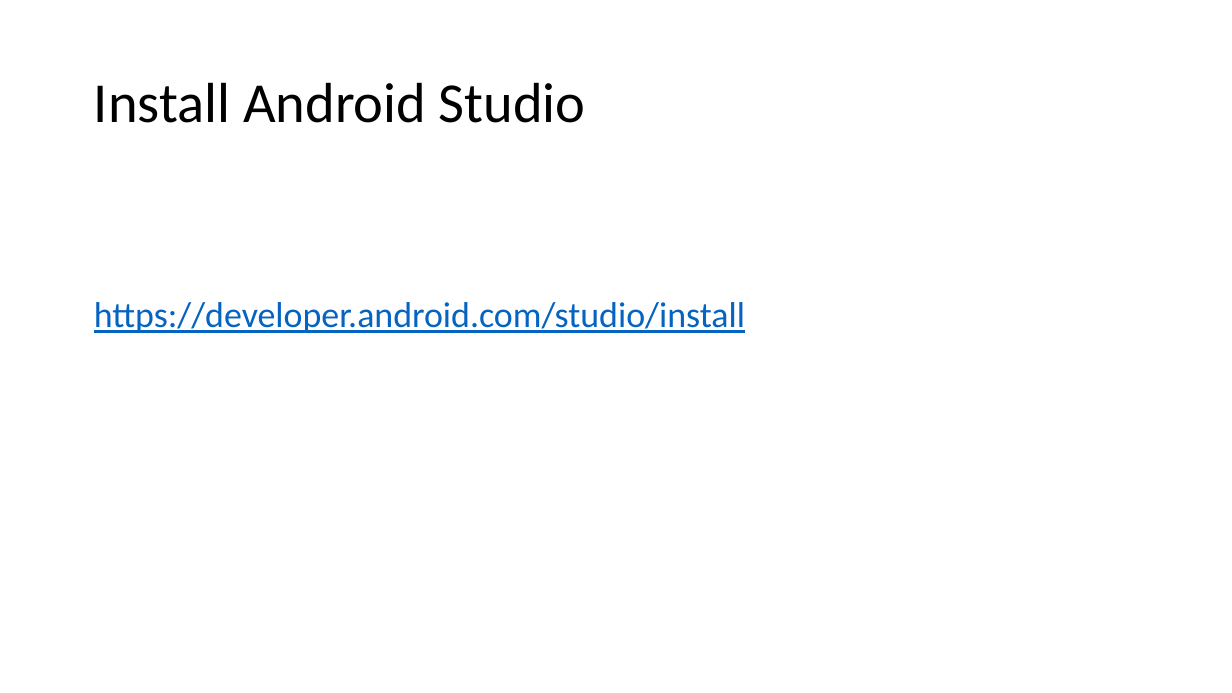
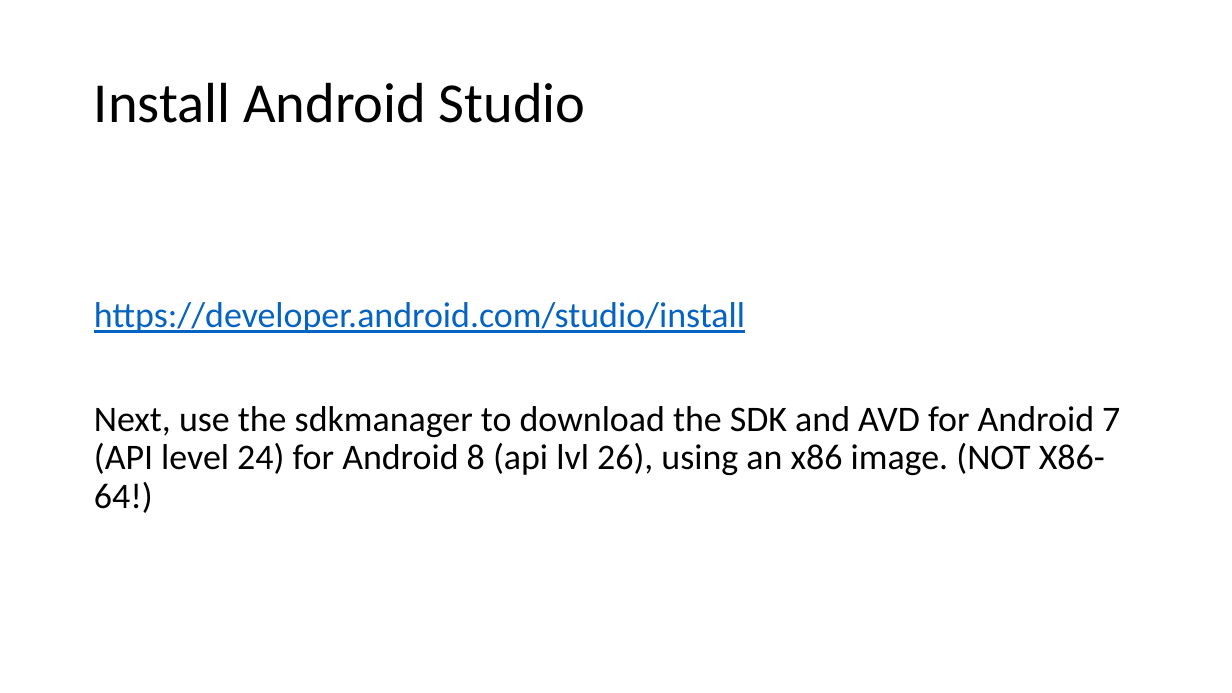
Before and after one commit to b0bbybaldi/OWASP-Bay-Area, a slide deck: slide 6 of Preparation-Bay-Area-Workshop.pptx. Drawn at 1232x693 pixels with LibreOffice and Linux fonts; fonts in the diff are those of the drawing. Boxes give left, top, right and bottom in pixels: in the first picture for what was removed or moved away, otherwise in the second. Text is boxed around its words. In the diff, an @@ line names an element or a change of style, - is before the commit and + after.

```diff
--- a/Preparation-Bay-Area-Workshop.pptx
+++ b/Preparation-Bay-Area-Workshop.pptx
@@ text at bbox=[94, 406, 1120, 513]: paragraph added @@
+Next, use the sdkmanager to download the SDK and AVD for Android 7 (API level 24) for Android 8 (api lvl 26), using an x86 image. (NOT X86-64!)
```
Also in this commit, not shown: 1 other slide changed.
